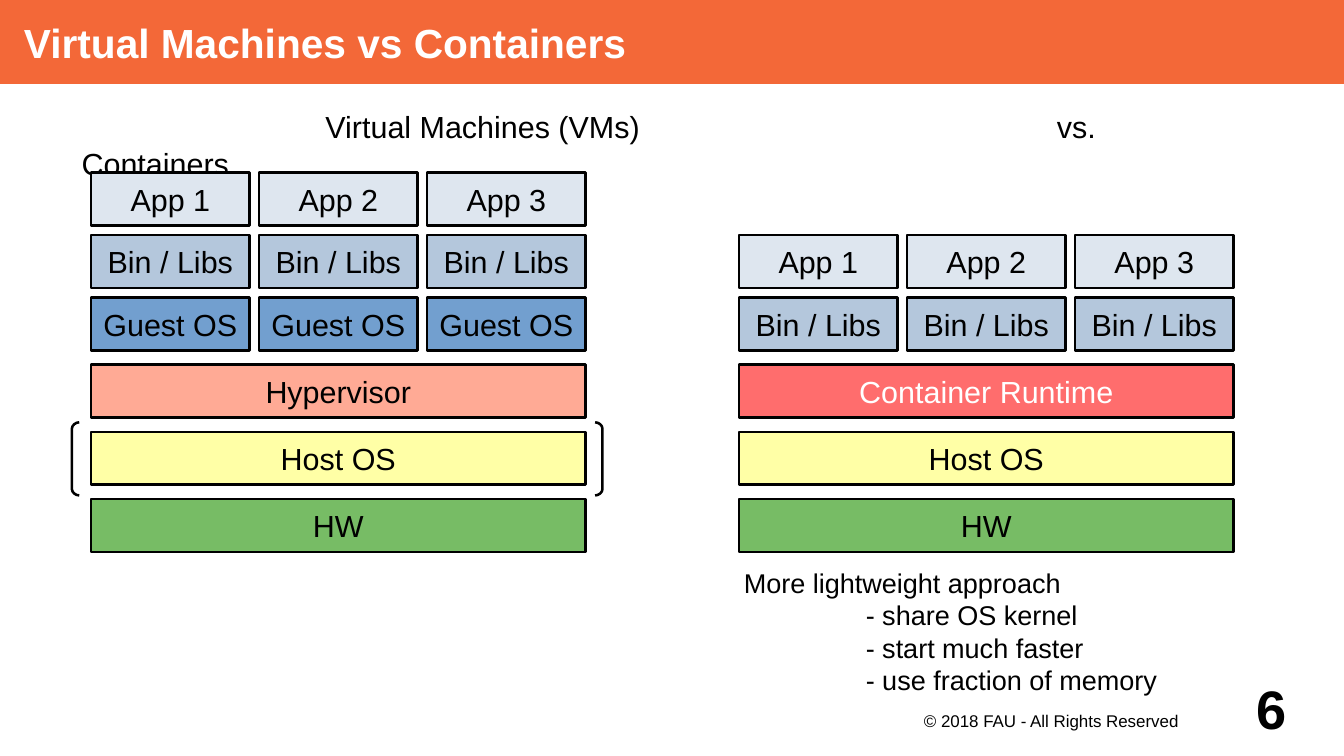
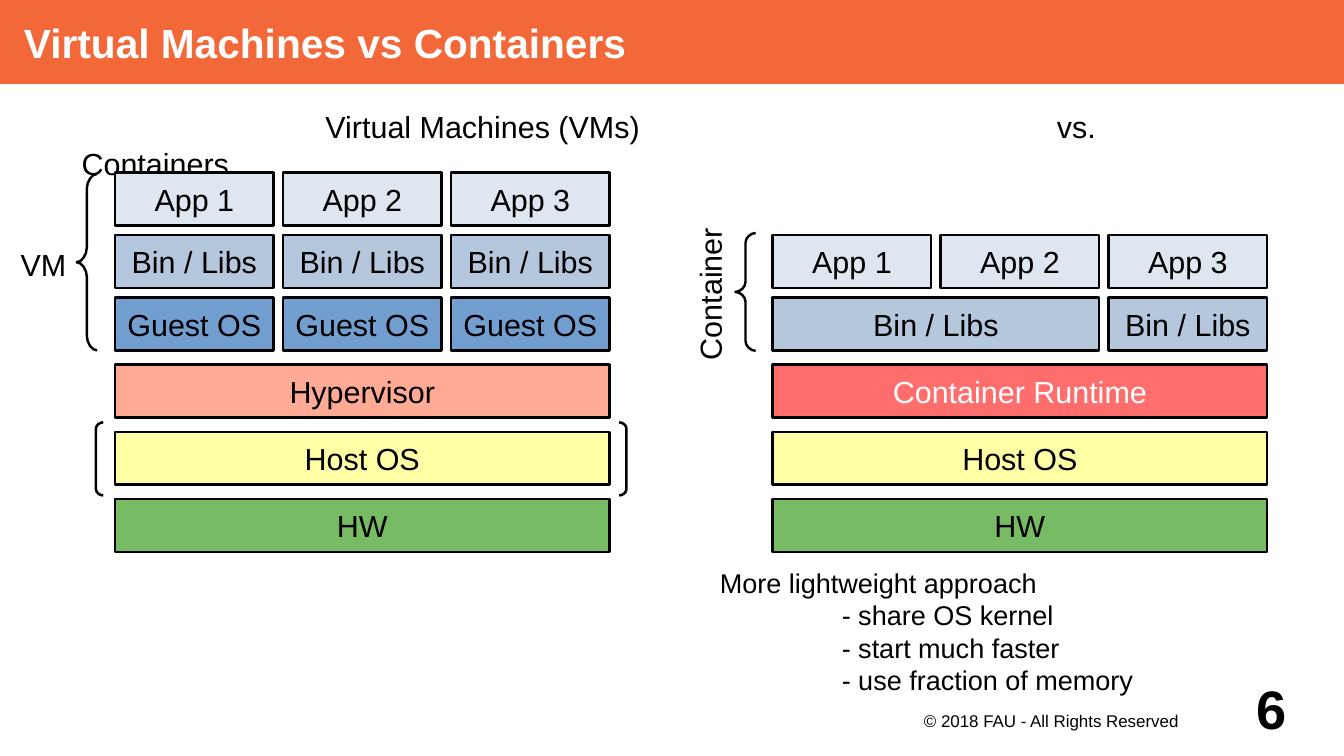
Before and after one commit to dirkriehle/adap-course, a slide deck: slide 6 of Lecture Slides/ADAP Z01 - Containerization.odp. Drawn at 1344x756 pixels with LibreOffice and Linux fonts; fonts in the diff are those of the drawing. Boxes give left, top, right and bottom in pixels: in the first picture for what was removed or moved away, otherwise in the second. Text is boxed around its words. In the diff, an @@ line names an element or a change of style, - is before the commit and + after.

Commit message:
Extend Containerization slides

```diff
--- a/Lecture Slides/ADAP Z01 - Containerization.odp
+++ b/Lecture Slides/ADAP Z01 - Containerization.odp
@@ freeform shape: place and size @@
-freeform shape at (595, 422, 602, 495)
+freeform shape at (77, 174, 98, 351)
@@ freeform shape at (77, 174, 98, 351): outline #000000 1.5 pt to #000000 1.45 pt @@
@@ freeform shape added at (735, 233, 756, 351), outline #000000 1.45 pt @@
@@ text added at (21, 255, 67, 276), 18 pt, text #000000 @@
+VM
@@ text added at (694, 241, 728, 356), 18 pt, text #000000 @@
+Container
@@ 12 rectangles: place and size @@
-12 rectangles at (91, 173, 587, 551)
+12 rectangles at (115, 173, 610, 551)
@@ 8 rectangles: place and size @@
-8 rectangles at (739, 235, 1234, 551)
+8 rectangles at (773, 235, 1268, 551)
@@ rectangle "Bin / Libs": place and size @@
-rectangle "Bin / Libs" at (907, 298, 1066, 350)
+rectangle "Bin / Libs" at (773, 298, 1100, 350)
@@ freeform shape added at (96, 422, 104, 495), outline #000000 1.5 pt @@
@@ freeform shape: place and size @@
-freeform shape at (72, 422, 79, 495)
+freeform shape at (620, 422, 627, 495)
@@ text "More lightweight approach": place and size @@
-text "More lightweight approach" at (744, 573, 1157, 695)
+text "More lightweight approach" at (720, 573, 1133, 695)
```
Also in this commit, not shown: 6 other slides changed, 2 slides added.
